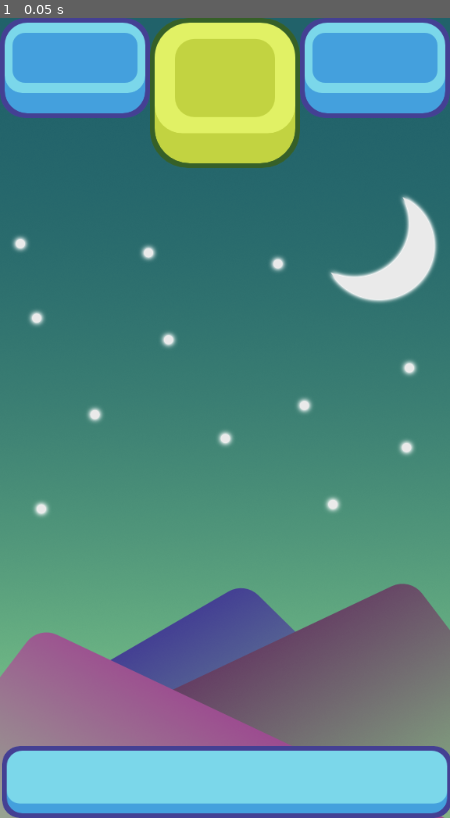
Above: before the commit, frame 1.
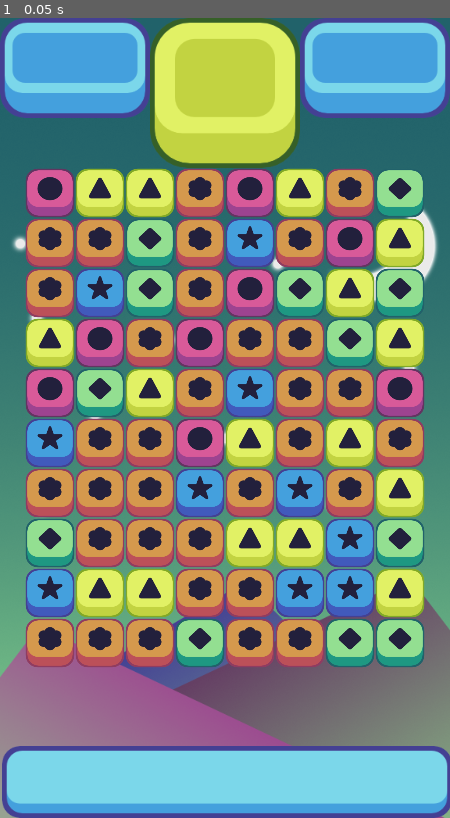
Above: after the commit, the same moment.

Repository: BrunoM24/Match-3
Game: Godot game, scene res://src/GameWindow.tscn
Two runs of this game, one before a commit and one after it. Both use one fixed random seed, a clock stepped at 60 frames per second and the inputs below. The project has no main scene, so this scene is started directly.
Inputs:
- Up to frame 1 (0.05 s): no input

The runs differ from the first frame. In frame 1, 49% of the frame differs, in the area x 5-95%, y 18-82%.

Commit message:
Added the Spawn Pieces Logic - Part 4

Diff:
--- a/src/GameWindow.tscn
+++ b/src/GameWindow.tscn
@@ -45,5 +45,5 @@
 width = 8
 height = 10
 x_start = 64
-y_start = 100
+y_start = 800
 offset = 64
--- a/src/Grid.gd
+++ b/src/Grid.gd
@@ -9,11 +9,21 @@
 
 var pieces = []
 
+var possible_pieces = [
+	preload("res://src/BluePiece.tscn"),
+	preload("res://src/GreenPiece.tscn"),
+	preload("res://src/LightGreenPiece.tscn"),
+	preload("res://src/OrangePiece.tscn"),
+	preload("res://src/PinkPiece.tscn"),
+	preload("res://src/OrangePiece.tscn")
+]
+
 
 # Called when the node enters the scene tree for the first time.
 func _ready():
+	randomize()
 	pieces = make_2d_array()
-	print(pieces)
+	spawn_pieces()
 
 
 func make_2d_array() -> Array:
@@ -24,3 +34,18 @@
 			array[i].append(null)
 
 	return array
+
+
+func spawn_pieces():
+	for i in width:
+		for j in height:
+			var piece = possible_pieces[randi() % possible_pieces.size() - 1].instance()
+			piece.position = grid_to_pixel(i, j)
+			add_child(piece)
+
+
+
+func grid_to_pixel(column, row):
+	var new_x = x_start + offset * column
+	var new_y = y_start + -offset * row
+	return Vector2(new_x, new_y)
